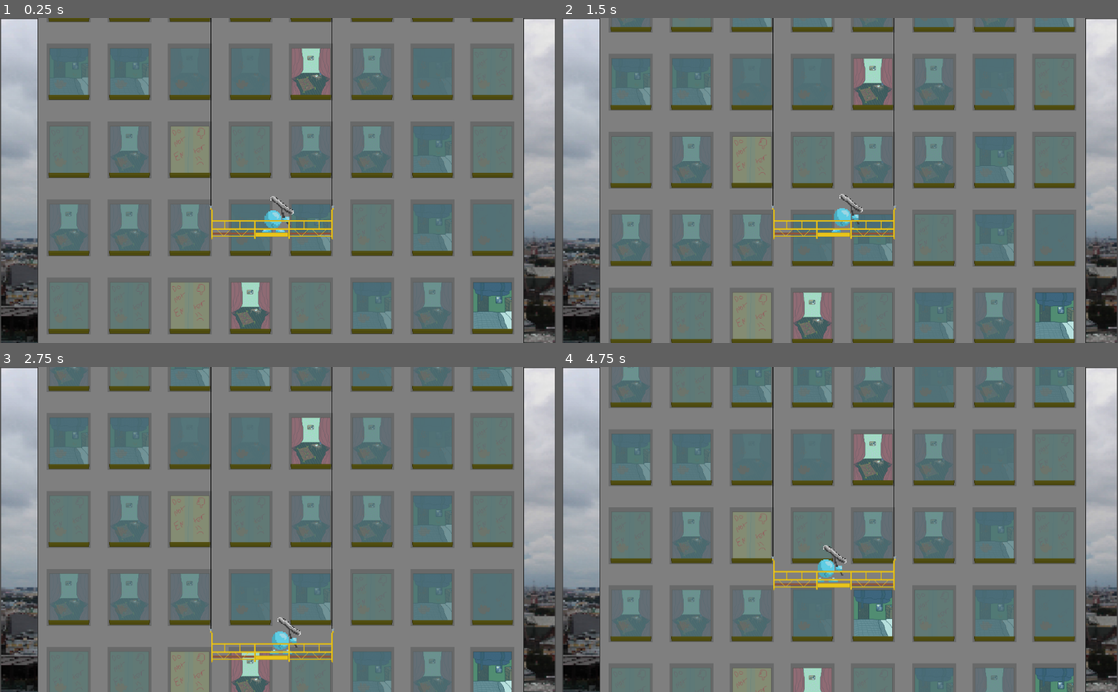
Above: before the commit, frames 1-4 (two rows, left to right).
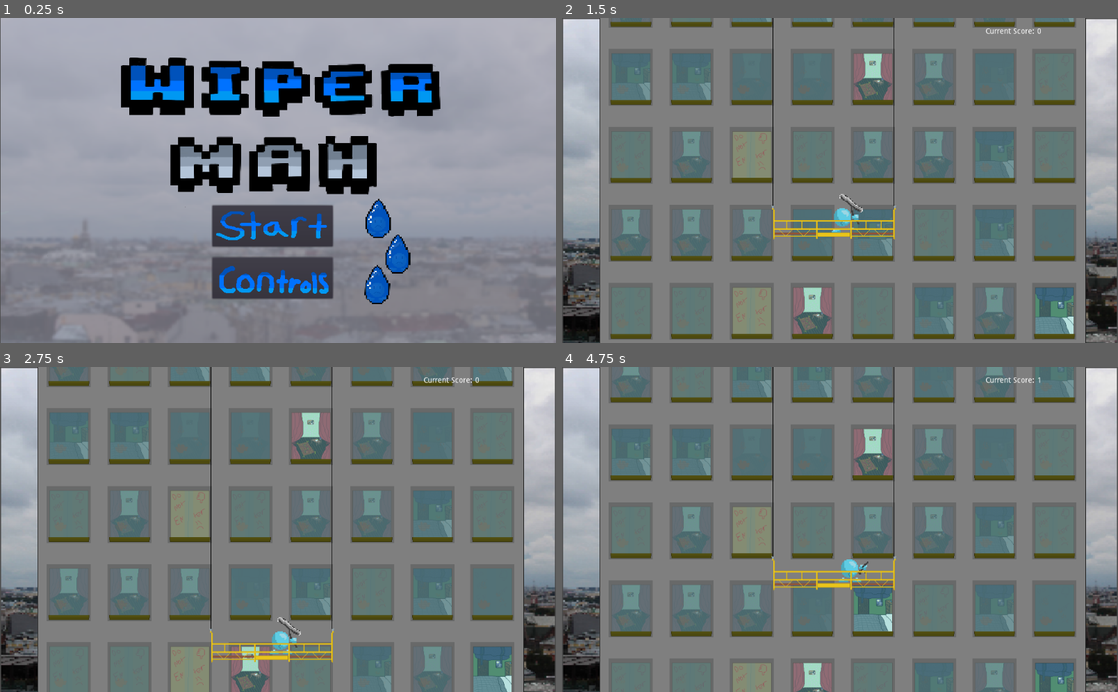
Above: after the commit, the same moments.

Repository: mbowerman828/Game-Jam-1
Game: Godot game, scene res://Scenes/Start Menu.tscn
Same seed, same stepped clock (60 frames per second), same inputs: the game is played once before the commit and once after it. Before the commit the project starts from res://Scenes/Test.tscn. Sound files missing from this copy of the repository are replaced by a short silence.
Inputs (mouse positions are in pixels of both pictures, inside the frame that each line leads up to):
- Up to frame 1 (0.25 s): no input
- Up to frame 2 (1.5 s): click (834, 226) at 0.52 s; hold D (Move_Character_Right) from 1.28 s (still down); tap Space (Wipe) at 1.35 s
- Up to frame 3 (2.75 s): release D (Move_Character_Right) at 2.03 s; hold Down (Move_Lift_Down) from 2.03 s (still down); tap Space (Wipe) at 2.1 s
- Up to frame 4 (4.75 s): release Down (Move_Lift_Down) at 2.78 s; hold D (Move_Character_Right) 2.78-3.53 s; tap Space (Wipe) at 2.85, 3.6, 4.35 s; hold Up (Move_Lift_Up) 3.53-4.28 s; hold A (Move_Character_Left) from 4.28 s (still down)

The runs differ from the first frame. In frame 1, 81% of the frame differs, in the area x 0-100%, y 0-100%; in frame 2, 13%; in frame 3, 12%; in frame 4, 12%.

Commit message:
Uploaded Version

Diff:
--- a/Scripts/SceneManager.gd
+++ b/Controls.gd
@@ -1,4 +1,4 @@
-extends Node2D
+extends Control
 
 
 # Declare member variables here. Examples:
@@ -8,8 +8,7 @@
 
 # Called when the node enters the scene tree for the first time.
 func _ready():
-	$Startup.play()
-
+	pass # Replace with function body.
 
 
 # Called every frame. 'delta' is the elapsed time since the previous frame.
@@ -17,9 +16,5 @@
 #	pass
 
 
-func _on_Startup_finished():
-	$WipermanLoop.play()
-
-
-func _on_WipermanLoop_finished():
-	$WipermanLoop.play()
+func _on_Button_pressed():
+		get_tree().change_scene("res://Scenes/Test.tscn")
--- /dev/null
+++ b/Scenes/Controls.tscn
@@ -0,0 +1,24 @@
+[gd_scene load_steps=4 format=2]
+
+[ext_resource path="res://Visuals/controls background.png" type="Texture" id=1]
+[ext_resource path="res://Controls.gd" type="Script" id=2]
+[ext_resource path="res://Visuals/Start.png" type="Texture" id=3]
+
+[node name="Controls" type="Control"]
+anchor_right = 1.0
+anchor_bottom = 1.0
+script = ExtResource( 2 )
+
+[node name="Sprite" type="Sprite" parent="."]
+position = Vector2( 512, 300 )
+scale = Vector2( 1.77778, 1.5625 )
+texture = ExtResource( 1 )
+
+[node name="Button" type="Button" parent="."]
+margin_left = 154.0
+margin_top = 459.0
+margin_right = 376.0
+margin_bottom = 535.0
+icon = ExtResource( 3 )
+
+[connection signal="pressed" from="Button" to="." method="_on_Button_pressed"]
--- /dev/null
+++ b/Scenes/HUD.gd
@@ -0,0 +1,14 @@
+extends CanvasLayer
+
+
+# Declare member variables here. Examples:
+# var a = 2
+# var b = "text"
+
+
+# Called when the node enters the scene tree for the first time.
+func _ready():
+	pass
+
+func updateScore(score: int):
+	 $Label2.text = String(score)
--- /dev/null
+++ b/Scenes/HUD.tscn
@@ -0,0 +1,19 @@
+[gd_scene load_steps=2 format=2]
+
+[ext_resource path="res://Scenes/HUD.gd" type="Script" id=1]
+
+[node name="HUD" type="CanvasLayer"]
+script = ExtResource( 1 )
+
+[node name="Label" type="Label" parent="."]
+margin_left = 780.0
+margin_top = 18.0
+margin_right = 898.0
+margin_bottom = 32.0
+text = "Current Score:"
+
+[node name="Label2" type="Label" parent="."]
+margin_left = 875.0
+margin_top = 18.0
+margin_right = 915.0
+margin_bottom = 32.0
--- a/Scenes/Player.tscn
+++ b/Scenes/Player.tscn
@@ -98,7 +98,7 @@
 "frames": [ SubResource( 8 ), SubResource( 9 ), SubResource( 10 ), SubResource( 11 ), SubResource( 20 ), SubResource( 21 ), SubResource( 22 ), SubResource( 23 ), SubResource( 24 ) ],
 "loop": false,
 "name": "Wiping",
-"speed": 10.0
+"speed": 15.0
 } ]
 
 [sub_resource type="RectangleShape2D" id=19]
--- a/Scenes/SceneManager.gd
+++ b/Scenes/SceneManager.gd
@@ -4,9 +4,10 @@
 
 var floorSpeed
 
+var score
 # Called when the node enters the scene tree for the first time.
 func _ready():
-		$WipermanLoop.play()
+		$Startup.play()
 		floorSpeed = 15
 		summonFloor(517,528)
 		summonFloor(517,384)
@@ -14,7 +15,9 @@
 		summonFloor(517,96)
 		summonFloor(517,-48)
 		$FloorCreationTimer.start()
+		$"Score Updater".start()
 
+		var score = 0
 
 func _on_FloorCreationTimer_timeout():
 	summonFloor(517,-48)
@@ -35,3 +38,19 @@
 # Called every frame. 'delta' is the elapsed time since the previous frame.
 #func _process(delta):
 #	pass
+
+
+
+
+
+func _on_Startup_finished():
+	$WipermanLoop.play()
+
+
+func _on_WipermanLoop_finished():
+	$WipermanLoop.play()
+
+
+func _on_Score_Updater_timeout():
+	score = $Player.getAcumulatedCleanliness()
+	$HUD.updateScore(score)
--- a/Scenes/Start Menu.tscn
+++ b/Scenes/Start Menu.tscn
@@ -31,3 +31,4 @@
 icon = ExtResource( 4 )
 
 [connection signal="pressed" from="Button" to="." method="_on_Button_pressed"]
+[connection signal="pressed" from="Button2" to="." method="_on_Button2_pressed"]
--- a/Scenes/Test.tscn
+++ b/Scenes/Test.tscn
@@ -1,7 +1,8 @@
-[gd_scene load_steps=9 format=2]
+[gd_scene load_steps=10 format=2]
 
 [ext_resource path="res://Scenes/Player.tscn" type="PackedScene" id=1]
 [ext_resource path="res://Scenes/Lift.tscn" type="PackedScene" id=2]
+[ext_resource path="res://Scenes/HUD.tscn" type="PackedScene" id=3]
 [ext_resource path="res://Visuals/Background.png" type="Texture" id=4]
 [ext_resource path="res://Scenes/SceneManager.gd" type="Script" id=6]
 [ext_resource path="res://Sounds/Wiperman Loop.wav" type="AudioStream" id=7]
@@ -31,15 +32,28 @@
 position = Vector2( 289, -227 )
 
 [node name="Startup" type="AudioStreamPlayer2D" parent="."]
+position = Vector2( 505, 361 )
 stream = ExtResource( 8 )
+bus = "In Game Music"
 
 [node name="WipermanLoop" type="AudioStreamPlayer2D" parent="."]
+position = Vector2( 507, 361 )
 stream = ExtResource( 7 )
+bus = "In Game Music"
 
 [node name="Ending" type="AudioStreamPlayer2D" parent="."]
+position = Vector2( 507, 364 )
 stream = ExtResource( 9 )
 
 [node name="FloorCreationTimer" type="Timer" parent="."]
 wait_time = 8.0
 
+[node name="HUD" parent="." instance=ExtResource( 3 )]
+
+[node name="Score Updater" type="Timer" parent="."]
+wait_time = 0.2
+
+[connection signal="finished" from="Startup" to="." method="_on_Startup_finished"]
+[connection signal="finished" from="WipermanLoop" to="." method="_on_WipermanLoop_finished"]
 [connection signal="timeout" from="FloorCreationTimer" to="." method="_on_FloorCreationTimer_timeout"]
+[connection signal="timeout" from="Score Updater" to="." method="_on_Score_Updater_timeout"]
--- a/Scripts/Player.gd
+++ b/Scripts/Player.gd
@@ -27,12 +27,15 @@
 
 var velocity : Vector2 = Vector2()
 
+var recievedWindowDirtyness
 
+var accumulatedCleanliness
 
 func _ready():
 	$AnimatedSprite.play("Idle")
 	z_index = 1000
 	currentlyCleaning = false
+	accumulatedCleanliness = 0
 
 func _getInput():
 
@@ -95,6 +98,8 @@
 func do_clean_attempt():
 	var overlappingArray = $WipeArea.get_overlapping_areas()
 	if overlappingArray.size() > 0:
+		if overlappingArray.front().getDirtyness() == 1:
+			accumulatedCleanliness += 1
 		overlappingArray.front().set_to_clean()
 		$AnimatedSprite.play("Wiping")
 	else:
@@ -105,6 +110,9 @@
 	_getInput()
 	velocity = move_and_slide(velocity, Vector2.UP)
 
+func getAcumulatedCleanliness():
+	return accumulatedCleanliness
+
 
 
 
--- a/Scripts/Window.gd
+++ b/Scripts/Window.gd
@@ -42,6 +42,8 @@
 		$DirtyImage.self_modulate.a8 = ((cleanLevel/3) * 70) + 185
 		print("Add function to show cleaning action")
 
+func getDirtyness():
+	return cleanLevel
 
 
 # Called every frame. 'delta' is the elapsed time since the previous frame.
--- /dev/null
+++ b/default_bus_layout.tres
@@ -0,0 +1,24 @@
+[gd_resource type="AudioBusLayout" load_steps=4 format=2]
+
+[sub_resource type="AudioEffectPhaser" id=1]
+resource_name = "Phaser"
+
+[sub_resource type="AudioEffectChorus" id=2]
+resource_name = "Chorus"
+
+[sub_resource type="AudioEffectPanner" id=3]
+resource_name = "Panner"
+
+[resource]
+bus/1/name = "In Game Music"
+bus/1/solo = false
+bus/1/mute = false
+bus/1/bypass_fx = false
+bus/1/volume_db = -1.71701
+bus/1/send = "Master"
+bus/1/effect/0/effect = SubResource( 1 )
+bus/1/effect/0/enabled = true
+bus/1/effect/1/effect = SubResource( 2 )
+bus/1/effect/1/enabled = true
+bus/1/effect/2/effect = SubResource( 3 )
+bus/1/effect/2/enabled = true
--- a/project.godot
+++ b/project.godot
@@ -11,8 +11,8 @@
 [application]
 
 config/name="Game Jam"
-run/main_scene="res://Scenes/Test.tscn"
-config/icon="res://Visuals/icon.png"
+run/main_scene="res://Scenes/Start Menu.tscn"
+config/icon="res://Visuals/Character1ForGameJam.png"
 
 [gui]
 
Binary file added: Visuals/controls background.png
Not shown, added: Visuals/controls background.png.import
Not shown, added: export_presets.cfg
